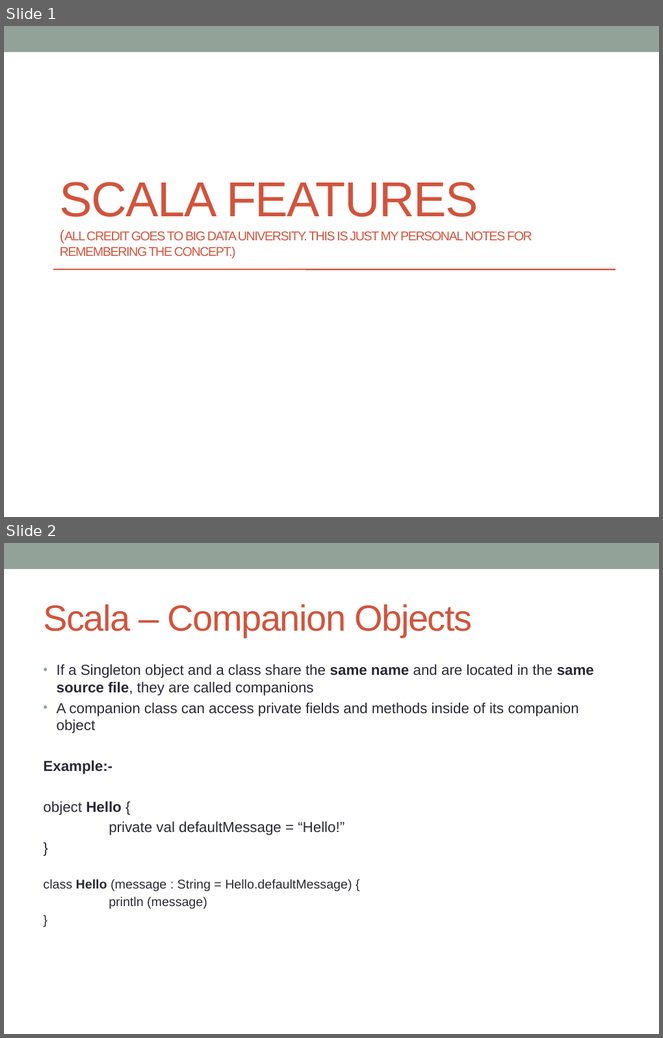
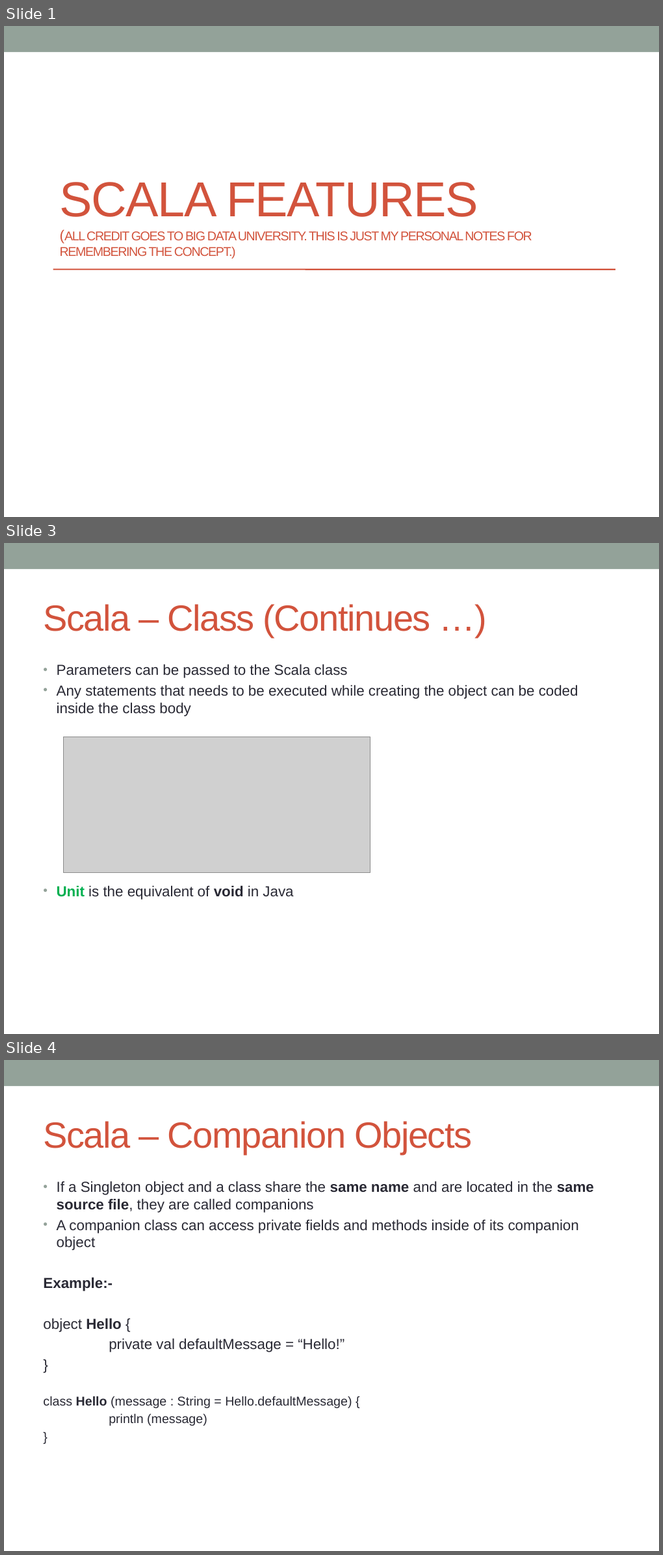
Before and after one commit to notionquest/ProjectDocumentation, a slide deck: Scala_Features.pptx. Shown one above the other, each under a label of ours: slides 1 and 2 before the commit, slides 1, 3 and 4 after it; the slides between them are not shown. The pictures are 663x1038 and 663x1555 pixels, drawn with LibreOffice and Linux fonts; fonts in the diff are those of the drawing; grey boxes stand for pictures. Boxes give left, top, right and bottom in pixels: in the first picture for what was removed or moved away, otherwise in the second. Text is boxed around its words. In the diff, an @@ line names an element or a change of style, - is before the commit and + after.

Commit message:
Infix notation, class with parameters added

```diff
--- a/Scala_Features.pptx
+++ b/Scala_Features.pptx
@@ slide 3 added at (x1=4, y1=543, x2=659, y2=1034), background #FFFFFF; not listed: 1 template element that a slide beside it also shows @@
@@ title added at (x1=43, y1=604, x2=431, y2=637), 40 pt, text #D2533C @@
+Scala – Class (Continues …)
@@ text added at (x1=57, y1=664, x2=579, y2=900), 16 pt, text #292934 @@
+• Parameters can be passed to the Scala class
+• Any statements that needs to be executed while creating the object can be coded inside the class body
+• Unit is the equivalent of void in Java
@@ picture added at (x1=64, y1=737, x2=371, y2=873) @@
@@ what was slide 2 is now slide 4 @@
```
Also in this commit, not shown: 3 slides changed, 3 other slides added.
